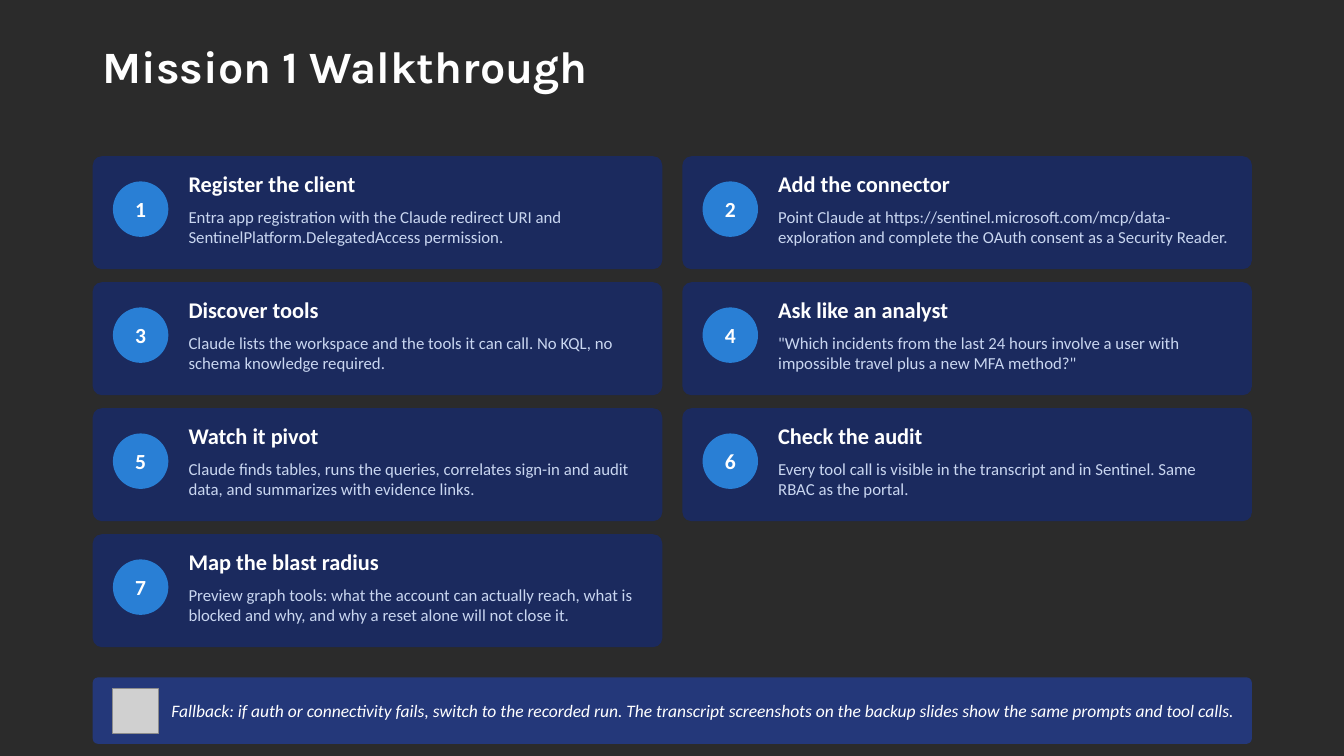
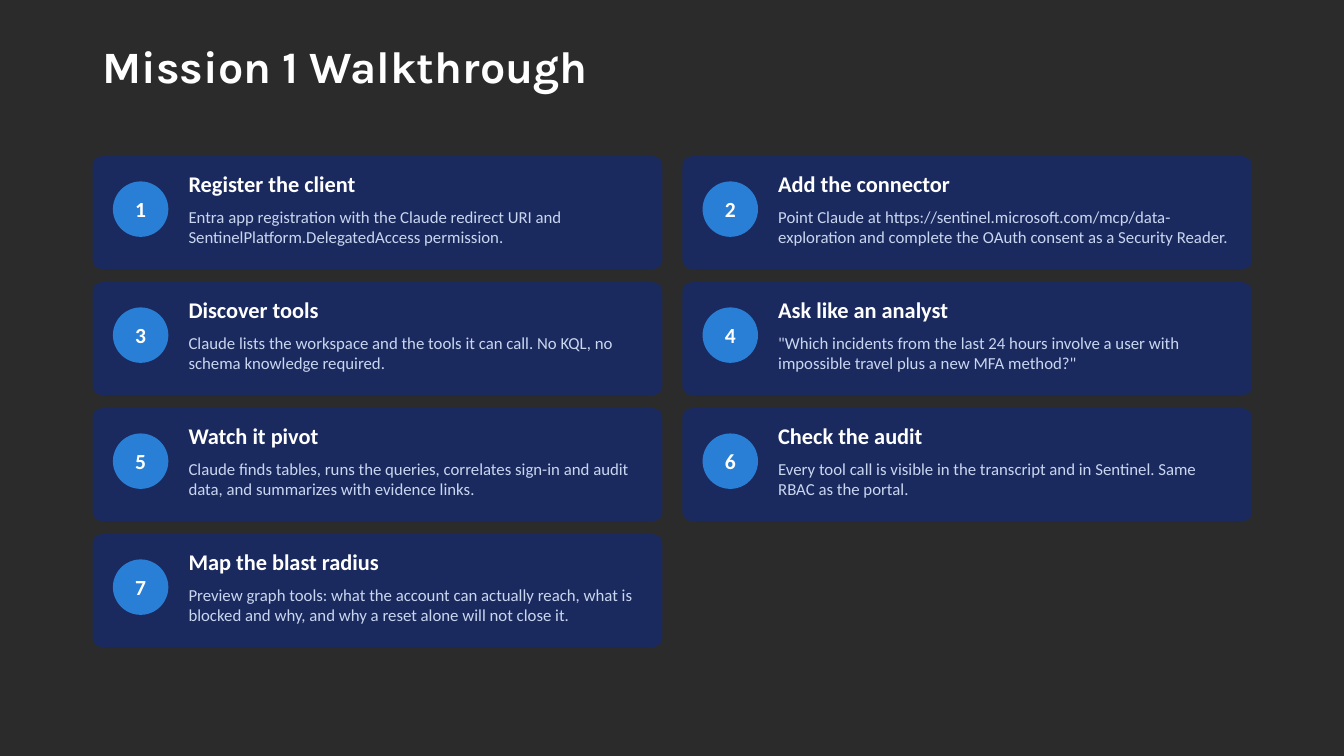
Before and after one commit to rod-trent/MMSMOA, a slide deck: slide 15 of SlideDecks/Empowering SOC Teams - MMS Midway 2026.pptx. Drawn at 1344x756 pixels with LibreOffice and Linux fonts; fonts in the diff are those of the drawing; grey boxes stand for pictures; background and template pictures are left out; a plain dark background stands for a picture behind light text. Boxes give left, top, right and bottom in pixels: in the first picture for what was removed or moved away, otherwise in the second. Text is boxed around its words. In the diff, an @@ line names an element or a change of style, - is before the commit and + after.

```diff
--- a/SlideDecks/Empowering SOC Teams - MMS Midway 2026.pptx
+++ b/SlideDecks/Empowering SOC Teams - MMS Midway 2026.pptx
@@ rounded rectangle removed at (93,678,1252,744) @@
@@ picture removed at (113,689,158,734) @@
@@ text removed at (171,705,1233,720) @@
-Fallback: if auth or connectivity fails, switch to the recorded run. The transcript screenshots on the backup slides show the same prompts and tool calls.
```
Also in this commit, not shown: 14 other slides changed, 1 other file.
